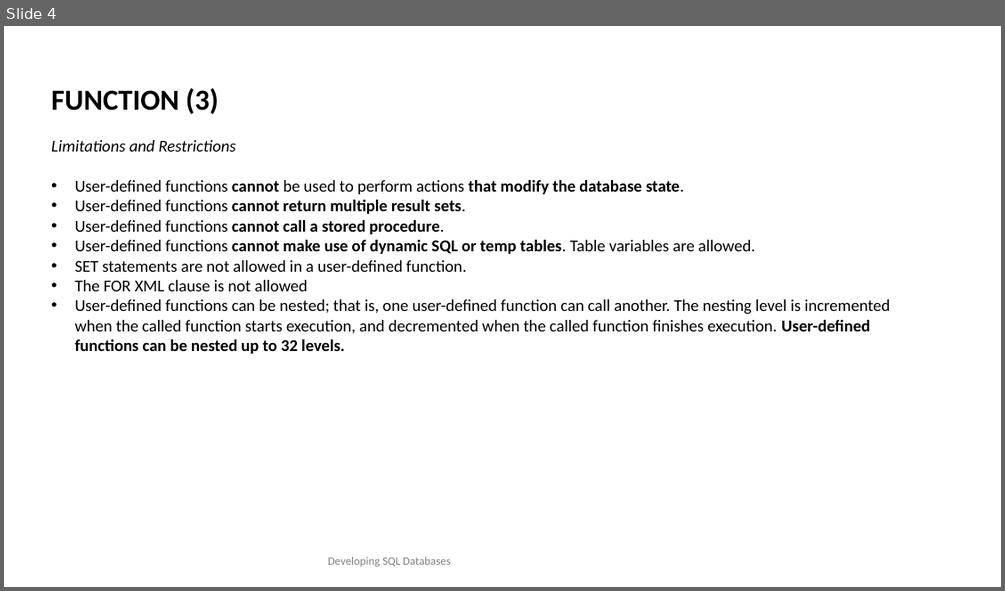
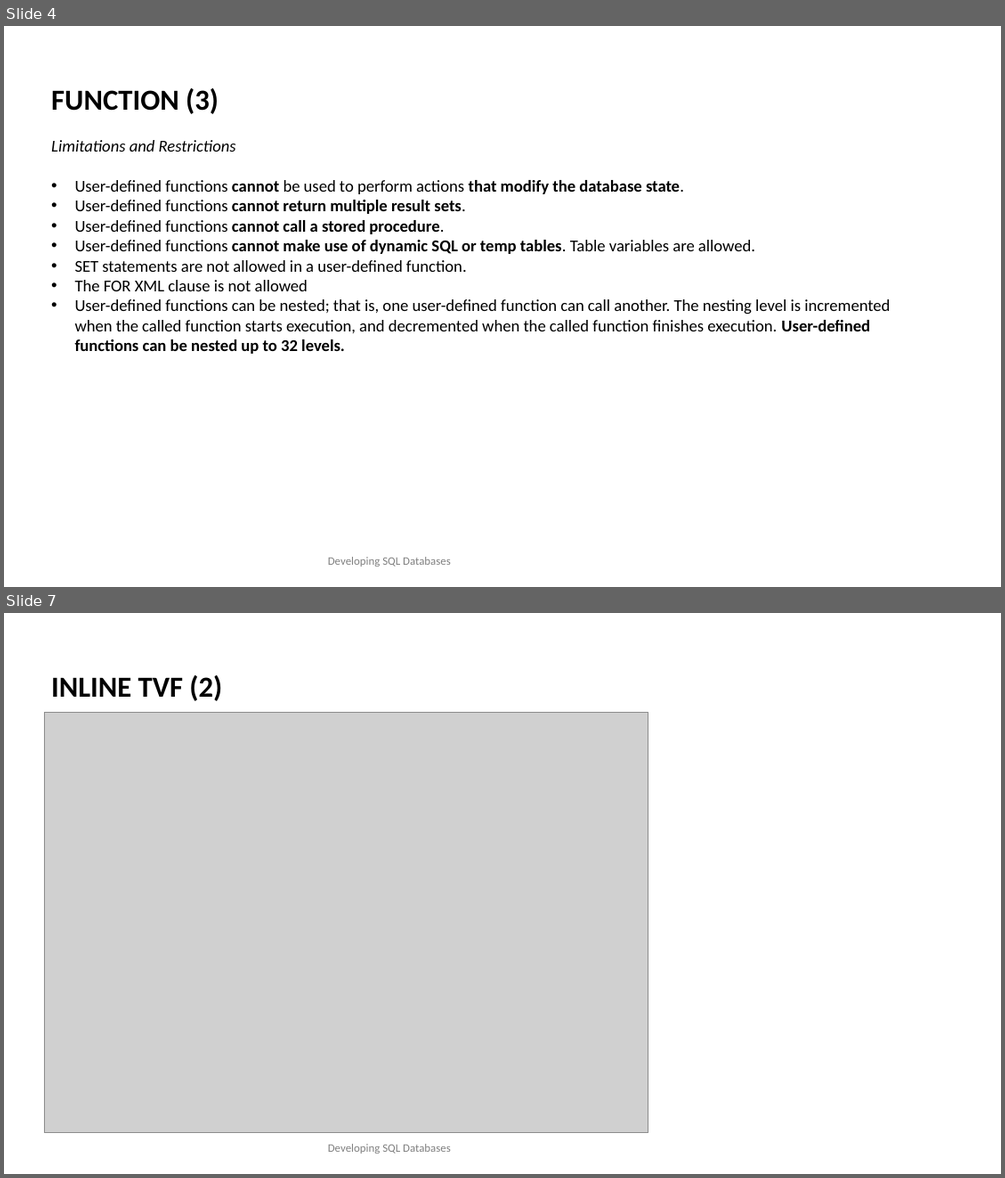
Before and after one commit to TKostyrka/70762DevSQLDB, a slide deck: DEVSQL_16_UDF/DEVSQL_16_UDF.pptx. Shown one above the other, each under a label of ours: slide 4 before the commit, slides 4 and 7 after it; the slides between them are not shown. The pictures are 1005x591 and 1005x1178 pixels, drawn with LibreOffice and Linux fonts; fonts in the diff are those of the drawing; grey boxes stand for pictures. Boxes give left, top, right and bottom in pixels: in the first picture for what was removed or moved away, otherwise in the second. Text is boxed around its words. In the diff, an @@ line names an element or a change of style, - is before the commit and + after.

```diff
--- a/DEVSQL_16_UDF/DEVSQL_16_UDF.pptx
+++ b/DEVSQL_16_UDF/DEVSQL_16_UDF.pptx
@@ slide 7 added at (4,613,1001,1174), background #FFFFFF @@
@@ text added at (51,675,222,701), 28 pt, text #000000, bold @@
+INLINE TVF (2)
@@ picture added at (44,713,647,1133) @@
@@ text added at (328,1143,451,1153), 11 pt, text #808080 @@
+Developing SQL Databases
```
Also in this commit, not shown: 3 slides changed, 2 other slides added, 3 other files.
